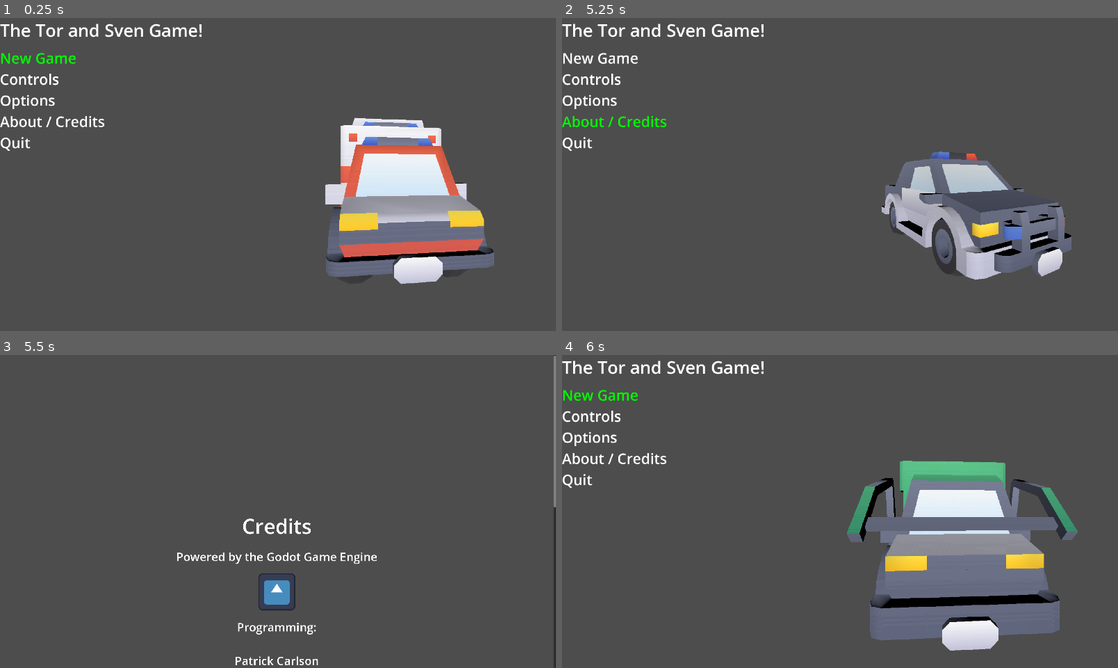
Above: before the commit, frames 1-4 (two rows, left to right).
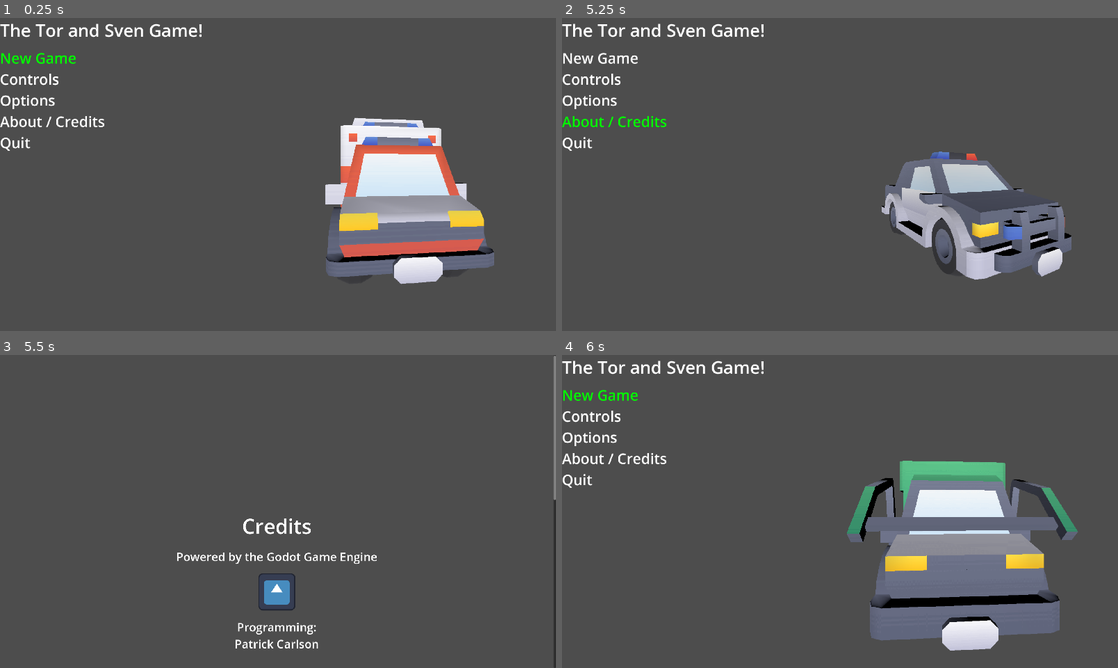
Above: after the commit, the same moments.

Repository: firefly2442/godot-tor-sven-game
Game: Godot game, scene res://scenes/Main.tscn
Two runs of this game, one before a commit and one after it. Both use one fixed random seed, a clock stepped at 60 frames per second and the inputs below. The engine's default icon, where the game draws it, is replaced by a stand-in: a white triangle on a blue panel in a dark square.
Inputs:
- Up to frame 1 (0.25 s): no input
- Up to frame 2 (5.25 s): tap Enter (action_p2) at 0.5, 0.8, 1.35, 2, 3.5 s; hold D (right_p1) 0.53-1.28 s; hold E (action_p1) 0.53-1.28 s; tap Space at 1.25, 2.75 s; hold Q (back_p1) 1.28-2.03 s; tap Backspace (back_p2) at 1.55, 2.1 s; hold D (right_p1) 2.03-2.78 s; hold Down (down_p2) 2.03-2.78 s; hold W (up_p1) 2.78-3.53 s; tap Down (down_p2) at 2.85 s; tap Left (left_p2) at 3.05, 3.6 s; hold A (left_p1) 3.53-5.03 s; tap Right (right_p2) at 3.8, 4.35 s; tap Escape (escape_p1) at 4.15 s; tap Up (up_p2) at 4.55 s; hold Q (back_p1) from 5.03 s (still down); hold Up (up_p2) from 5.03 s (still down)
- Up to frame 3 (5.5 s): keep holding Q (back_p1); keep holding Up (up_p2); tap E (action_p1) at 5.3 s
- Up to frame 4 (6 s): release Q (back_p1) at 5.78 s; release Up (up_p2) at 5.78 s; hold D (right_p1) from 5.78 s (still down); tap E (action_p1) at 5.85 s

Frames 1-2 are identical in both runs. In frame 3, 0.3% of the frame differs, in the area x 42-100%, y 46-100%; in frame 4, nothing differs.

Commit message:
feat: add sounds for UI, environment, etc.

Diff:
--- a/scenes/About.tscn
+++ b/scenes/About.tscn
@@ -46,13 +46,13 @@
 
 "
 
-[node name="Label" type="Label" parent="Control/ScrollContainer/VBoxContainer"]
+[node name="CreditsLabel2" type="Label" parent="Control/ScrollContainer/VBoxContainer"]
 layout_mode = 2
 theme_override_font_sizes/font_size = 70
 text = "Credits"
 horizontal_alignment = 1
 
-[node name="Label2" type="Label" parent="Control/ScrollContainer/VBoxContainer"]
+[node name="PoweredByLabel" type="Label" parent="Control/ScrollContainer/VBoxContainer"]
 layout_mode = 2
 theme_override_font_sizes/font_size = 40
 text = "Powered by the Godot Game Engine"
@@ -67,30 +67,32 @@
 texture = ExtResource("2_gpaav")
 stretch_mode = 4
 
-[node name="Label3" type="Label" parent="Control/ScrollContainer/VBoxContainer"]
+[node name="CreditsLabel" type="Label" parent="Control/ScrollContainer/VBoxContainer"]
 layout_mode = 2
 theme_override_font_sizes/font_size = 40
 text = "Programming:
-
 Patrick Carlson
 
 Game Design:
-
 Patrick Carlson
 
 QA Testers:
-
 Lina Huang
 
 Graphics:
-
 Kenney
 https://kenney.nl
 
+Audio:
+Kenney
+https://kenney.nl
+FreeSound
+https://freesound.org
+
 Thanks To:
-
 Tor, Sven, and the entire family!
-Kenney for art assets
+Kenney for assets
 https://kenney.nl
-The Godot community"
+The Godot community
+Open Source Software"
 horizontal_alignment = 1
--- a/scripts/About.gd
+++ b/scripts/About.gd
@@ -27,3 +27,4 @@
 	Input.is_action_just_pressed("back_p1") or Input.is_action_just_pressed("back_p2") or \
 	Input.is_action_just_pressed("escape_p1") or Input.is_action_just_pressed("escape_p2"):
 		SceneSwitcher.switch_scene("uid://bky45hik6v0r0") # Main Menu
+		AudioManager.playUIClick()
--- a/scripts/City.gd
+++ b/scripts/City.gd
@@ -12,6 +12,7 @@
 	%Player2Role.text = Utility.player2_selected
 	MissionGenerator.clearMissions() # clear any potential past missions
 	MissionGenerator.startGeneratingMissions() # start generating missions
+	AudioManager.playBackgroundEnvironmental()
 
 func _unhandled_input(event: InputEvent) -> void:
 	if event.is_action_pressed("escape_p1") or event.is_action_pressed("escape_p2"):
--- a/scripts/Controls.gd
+++ b/scripts/Controls.gd
@@ -12,3 +12,4 @@
 	Input.is_action_just_pressed("back_p1") or Input.is_action_just_pressed("back_p2") or \
 	Input.is_action_just_pressed("escape_p1") or Input.is_action_just_pressed("escape_p2"):
 		SceneSwitcher.switch_scene("uid://bky45hik6v0r0") # Main Menu
+		AudioManager.playUIClick()
--- a/scripts/Garage.gd
+++ b/scripts/Garage.gd
@@ -29,27 +29,31 @@
 		%Player2ReadyIconTextureRect.texture = load("uid://dt0o42ouafxkq")
 
 func _unhandled_input(_event: InputEvent) -> void:
-	if Utility.player1_selected == "Driver" and Input.is_action_just_pressed("left_p1") and selected_vehicle_index != 0:
+	if (Utility.player1_selected == "Driver" and Input.is_action_just_pressed("right_p1") and selected_vehicle_index != available_vehicles.size()-1) or \
+	(Utility.player2_selected == "Driver" and Input.is_action_just_pressed("right_p2") and selected_vehicle_index != available_vehicles.size()-1):
+		selected_vehicle_index = selected_vehicle_index + 1
+		AudioManager.playUISwitch()
+	if (Utility.player2_selected == "Driver" and Input.is_action_just_pressed("left_p2") and selected_vehicle_index != 0) or \
+	(Utility.player1_selected == "Driver" and Input.is_action_just_pressed("left_p1") and selected_vehicle_index != 0):
 		selected_vehicle_index = selected_vehicle_index - 1
-	if Utility.player1_selected == "Driver" and Input.is_action_just_pressed("right_p1") and selected_vehicle_index != available_vehicles.size()-1:
-		selected_vehicle_index = selected_vehicle_index + 1
-	if Utility.player2_selected == "Driver" and Input.is_action_just_pressed("left_p2") and selected_vehicle_index != 0:
-		selected_vehicle_index = selected_vehicle_index - 1
-	if Utility.player2_selected == "Driver" and Input.is_action_just_pressed("right_p2") and selected_vehicle_index != available_vehicles.size()-1:
-		selected_vehicle_index = selected_vehicle_index + 1
+		AudioManager.playUISwitch()
 
 	if Input.is_action_just_pressed("action_p1"):
 		player1_ready = true
 		%Player1ReadyLabel.modulate = Color.GREEN
+		AudioManager.playUIClick()
 	if Input.is_action_just_pressed("action_p2"):
 		player2_ready = true
 		%Player2ReadyLabel.modulate = Color.GREEN
+		AudioManager.playUIClick()
 	if Input.is_action_just_pressed("back_p1"):
 		player1_ready = false
 		%Player1ReadyLabel.modulate = Color.WHITE
+		AudioManager.playUIClick()
 	if Input.is_action_just_pressed("back_p2"):
 		player2_ready = false
 		%Player2ReadyLabel.modulate = Color.WHITE
+		AudioManager.playUIClick()
 
 	if Input.is_action_just_pressed("escape_p1") or Input.is_action_just_pressed("escape_p2"):
 		SceneSwitcher.switch_scene("uid://bky45hik6v0r0") # Main Menu
--- a/scripts/MainMenu.gd
+++ b/scripts/MainMenu.gd
@@ -22,11 +22,14 @@
 func _unhandled_input(event: InputEvent) -> void:
 	if event.is_action_pressed("down_p1") or event.is_action_pressed("down_p2"):
 		selected_index = (selected_index + 1) % menuitems.size()
+		AudioManager.playUISwitch()
 		update_selection()
 	elif event.is_action_pressed("up_p1") or event.is_action_pressed("up_p2"):
 		selected_index = (selected_index - 1 + menuitems.size()) % menuitems.size()
+		AudioManager.playUISwitch()
 		update_selection()
 	elif event.is_action_pressed("action_p1") or event.is_action_pressed("action_p2"):
+		AudioManager.playUIClick()
 		_on_item_selected(selected_index)
 
 func update_selection() -> void:
--- a/scripts/NewGameSetup.gd
+++ b/scripts/NewGameSetup.gd
@@ -59,6 +59,7 @@
 			player1.show()
 			player1.reset_size()
 			Utility.player1_selected = "Driver"
+			AudioManager.playUISwitch()
 	if Input.is_action_just_pressed("right_p1"):
 		var old_parent: Node = player1.get_parent()
 		if old_parent:
@@ -67,6 +68,7 @@
 			player1.show()
 			player1.reset_size()
 			Utility.player1_selected = "Operator"
+			AudioManager.playUISwitch()
 	if Input.is_action_just_pressed("left_p2"):
 		var old_parent: Node = player2.get_parent()
 		if old_parent:
@@ -75,6 +77,7 @@
 			player2.show()
 			player2.reset_size()
 			Utility.player2_selected = "Driver"
+			AudioManager.playUISwitch()
 	if Input.is_action_just_pressed("right_p2"):
 		var old_parent: Node = player2.get_parent()
 		if old_parent:
@@ -83,19 +86,25 @@
 			player2.show()
 			player2.reset_size()
 			Utility.player2_selected = "Operator"
+			AudioManager.playUISwitch()
 
 	if Input.is_action_just_pressed("action_p1"):
 		player1_ready = true
 		player1_label.modulate = Color.GREEN
+		AudioManager.playUIClick()
 	if Input.is_action_just_pressed("action_p2"):
 		player2_ready = true
 		player2_label.modulate = Color.GREEN
+		AudioManager.playUIClick()
 	if Input.is_action_just_pressed("back_p1"):
 		player1_ready = false
 		player1_label.modulate = Color.WHITE
+		AudioManager.playUIClick()
 	if Input.is_action_just_pressed("back_p2"):
 		player2_ready = false
 		player2_label.modulate = Color.WHITE
+		AudioManager.playUIClick()
 
 	if Input.is_action_just_pressed("escape_p1") or Input.is_action_just_pressed("escape_p2"):
+		AudioManager.playUIClick()
 		SceneSwitcher.switch_scene("uid://bky45hik6v0r0") # Main Menu
--- a/scripts/Options.gd
+++ b/scripts/Options.gd
@@ -41,3 +41,4 @@
 	if Input.is_action_just_pressed("back_p1") or Input.is_action_just_pressed("back_p2") or \
 	Input.is_action_just_pressed("escape_p1") or Input.is_action_just_pressed("escape_p2"):
 		SceneSwitcher.switch_scene("uid://bky45hik6v0r0") # Main Menu
+		AudioManager.playUIClick()
--- a/scripts/PauseMenu.gd
+++ b/scripts/PauseMenu.gd
@@ -10,11 +10,14 @@
 func _unhandled_input(event: InputEvent) -> void:
 	if event.is_action_pressed("down_p1") or event.is_action_pressed("down_p2"):
 		selected_index = (selected_index + 1) % menuitems.size()
+		AudioManager.playUISwitch()
 		update_selection()
 	elif event.is_action_pressed("up_p1") or event.is_action_pressed("up_p2"):
 		selected_index = (selected_index - 1 + menuitems.size()) % menuitems.size()
+		AudioManager.playUISwitch()
 		update_selection()
 	elif event.is_action_pressed("action_p1") or event.is_action_pressed("action_p2"):
+		AudioManager.playUIClick()
 		_on_item_selected(selected_index)
 
 func update_selection() -> void:
@@ -31,4 +34,7 @@
 		get_tree().paused = false
 		self.queue_free()  # remove the menu
 	elif index == 1:
+		Utility.paused = false
+		get_tree().paused = false
+		AudioManager.playBackgroundMusic()
 		SceneSwitcher.switch_scene("uid://bky45hik6v0r0") # Main Menu
--- a/scripts/singletons/AudioManager.gd
+++ b/scripts/singletons/AudioManager.gd
@@ -27,15 +27,22 @@
 
 	# setup the background music
 	# imported to "loop" when finished
-	#add_child(background_music)
-	#background_music.stream = load("res://sounds/background.ogg")
-	#background_music.bus = "background"
-	#background_music.play()
+	add_child(background_music)
+	playBackgroundMusic()
 
 func _on_stream_finished(stream: Node) -> void:
 	# When finished playing a stream, make the player available again.
 	available.append(stream)
 
+func playBackgroundMusic() -> void:
+	background_music.stream = load("uid://corfcbmyxa761")
+	background_music.bus = "background"
+	background_music.play()
+
+func playBackgroundEnvironmental() -> void:
+	background_music.stream = load("uid://bwsgkvpkk2a8k")
+	background_music.bus = "background"
+	background_music.play()
 
 func play(sound_path: String) -> void:
 	if sound_path not in queue:
@@ -52,3 +59,9 @@
 		available[0].stream = load(queue.pop_front())
 		available[0].play()
 		available.pop_front()
+
+func playUISwitch() -> void:
+	self.play("uid://bful7jl81wf4a")
+
+func playUIClick() -> void:
+	self.play("uid://ddbbs308w3mbk")
Not shown, added: sounds/README.txt
Not shown, added: sounds/environmental/street-atmosphere-in-chile.ogg.import
Not shown, added: sounds/music/serene-horizons.ogg.import
Not shown, added: sounds/ui/click4.ogg.import
Not shown, added: sounds/ui/switch8.ogg.import
Not shown, added: sounds/vehicles/engine_of_the_fire_truck.ogg.import
Not shown, added: sounds/vehicles/siren_of_the_fire_truck.ogg.import
Not shown, added: sounds/environmental/street-atmosphere-in-chile.ogg
Not shown, added: sounds/music/serene-horizons.ogg
Not shown, added: sounds/ui/click4.ogg
Not shown, added: sounds/ui/switch8.ogg
Not shown, added: sounds/vehicles/engine_of_the_fire_truck.ogg
(and 1 more such lines)
